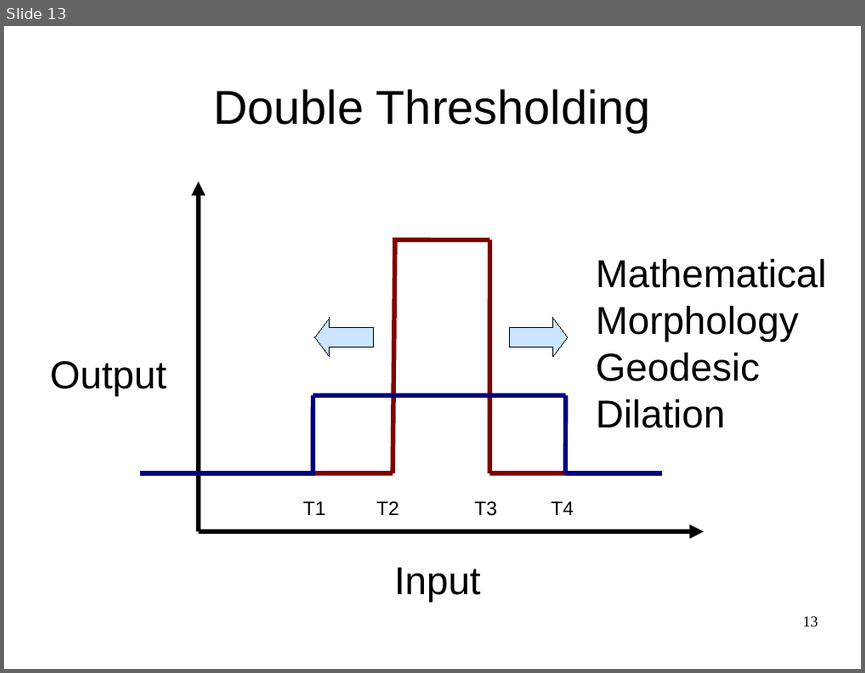
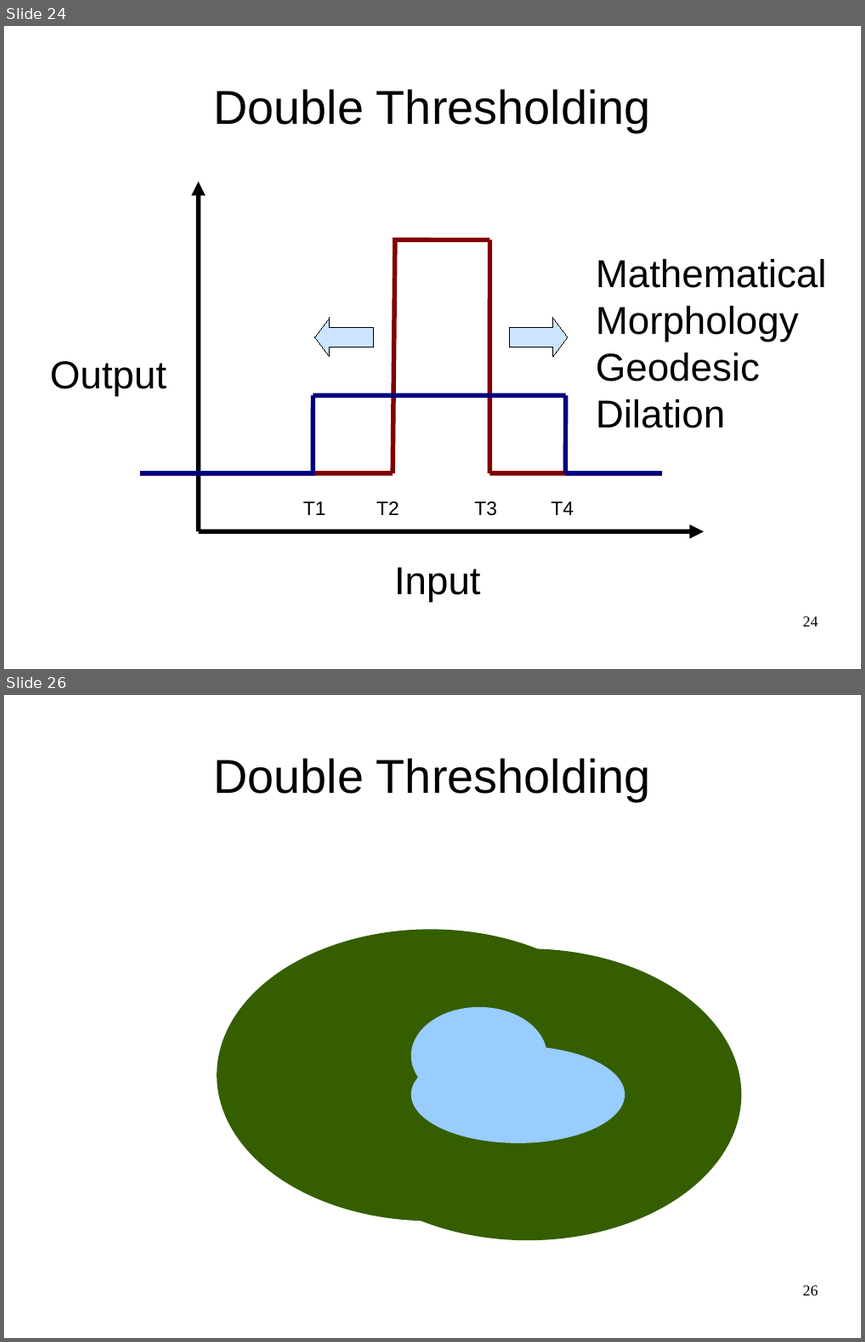
Before and after one commit to luisibanez/MicroscopyTutorial, a slide deck: Documents/MicroscopyImageAnalysis-V3D-Thresholding.odp. Shown one above the other, each under a label of ours: slide 13 before the commit, slides 24 and 26 after it; the slides between them are not shown. The pictures are 865x673 and 865x1342 pixels, drawn with LibreOffice and Linux fonts; fonts in the diff are those of the drawing. Boxes give left, top, right and bottom in pixels: in the first picture for what was removed or moved away, otherwise in the second. Text is boxed around its words. In the diff, an @@ line names an element or a change of style, - is before the commit and + after.

```diff
--- a/Documents/MicroscopyImageAnalysis-V3D-Thresholding.odp
+++ b/Documents/MicroscopyImageAnalysis-V3D-Thresholding.odp
@@ slide 26 added at box(4, 695, 861, 1338), background #FFFFFF @@
@@ title added at box(213, 758, 651, 801), 44 pt, text #000000 @@
+Double Thresholding
@@ ellipse added at box(217, 929, 645, 1220), fill #355E00 @@
@@ ellipse added at box(314, 948, 742, 1240), fill #355E00 @@
@@ ellipse added at box(411, 1007, 547, 1104), fill #99CCFF @@
@@ ellipse added at box(411, 1046, 625, 1143), fill #99CCFF @@
@@ page number added at box(803, 1285, 818, 1295), 14 pt, text #000000 @@
+26
@@ what was slide 13 is now slide 24 @@
@@ page number at box(803, 616, 818, 626): text changed @@
-13
+24
```
Also in this commit, not shown: 11 other slides added, 2 slides removed.
